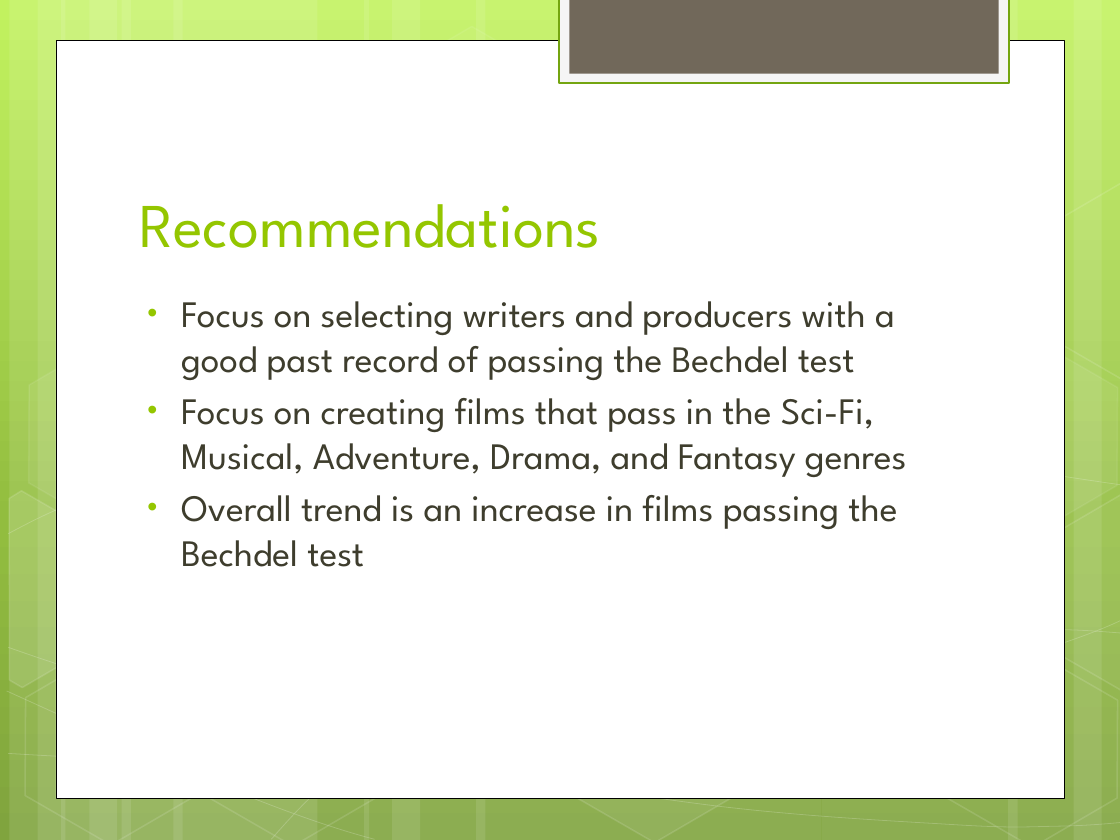
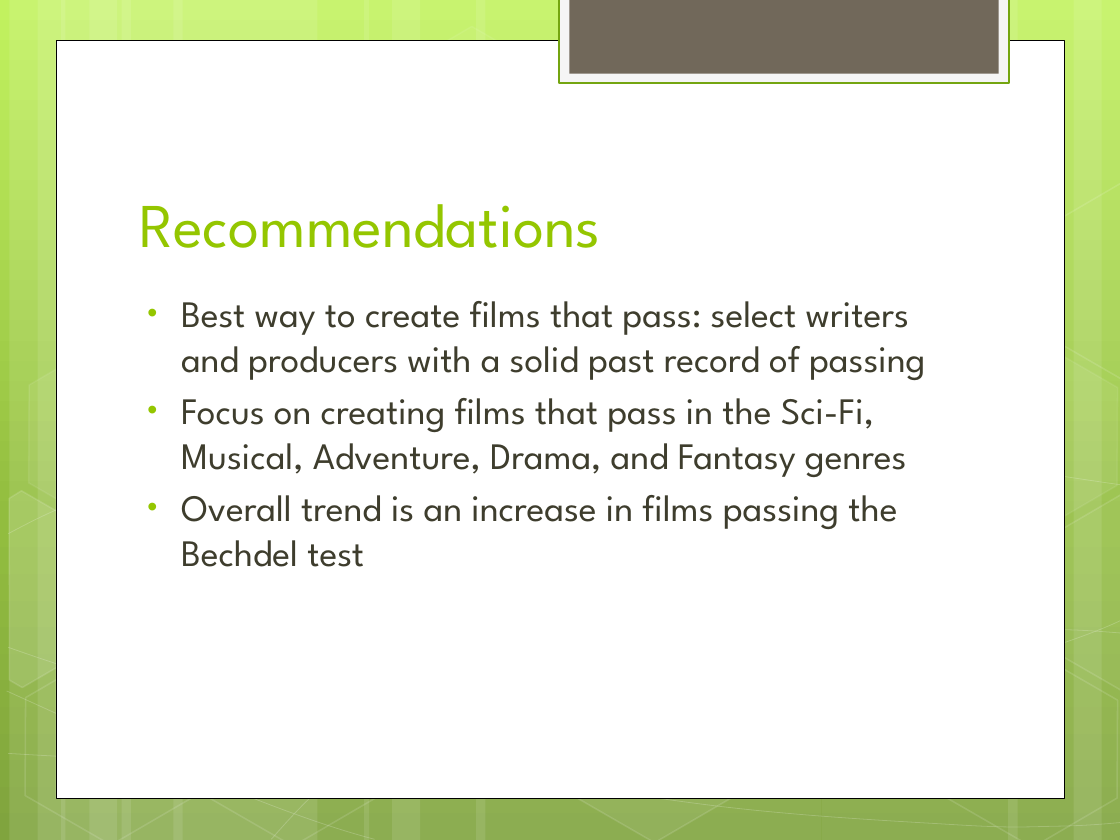
Before and after one commit to manav95/Data-Science-Intensive, a slide deck: slide 16 of FinalSubmission/BechdelPresentation.pptx. Drawn at 1120x840 pixels with LibreOffice and Linux fonts; fonts in the diff are those of the drawing. Boxes give left, top, right and bottom in pixels: in the first picture for what was removed or moved away, otherwise in the second. Text is boxed around its words. In the diff, an @@ line names an element or a change of style, - is before the commit and + after.

Commit message:
Values

```diff
--- a/FinalSubmission/BechdelPresentation.pptx
+++ b/FinalSubmission/BechdelPresentation.pptx
@@ text at (x1=181, y1=301, x2=925, y2=380): text changed @@
-• Focus on selecting writers and producers with a good past record of passing the Bechdel test
+• Best way to create films that pass: select writers and producers with a solid past record of passing
```
